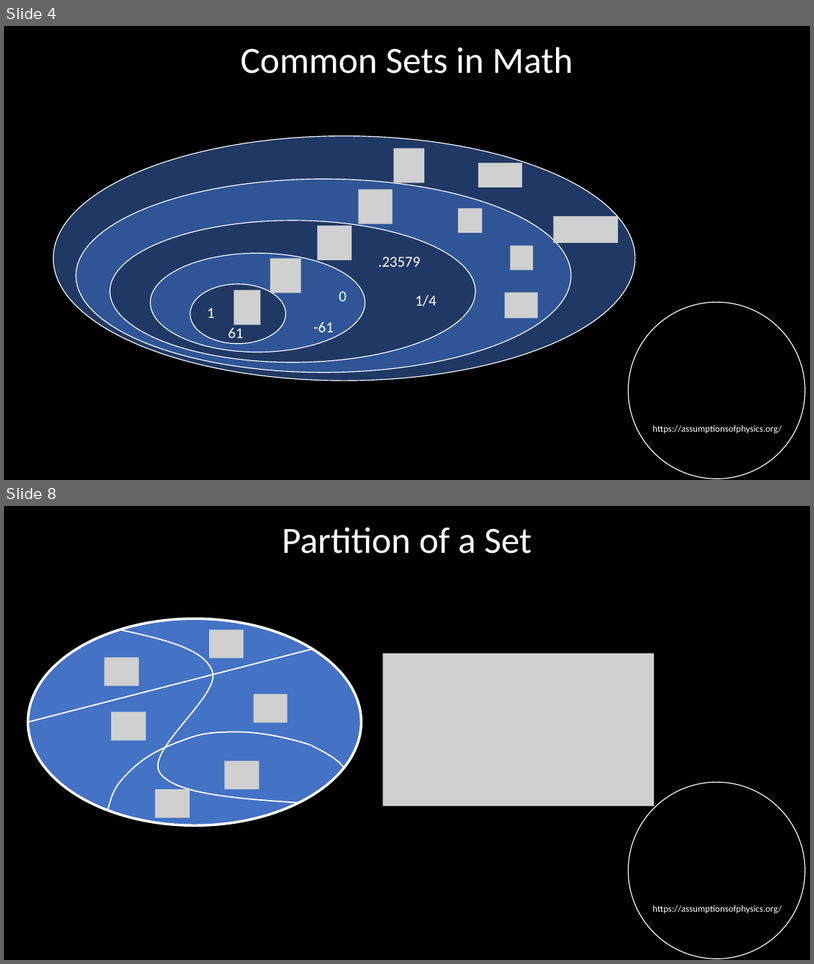
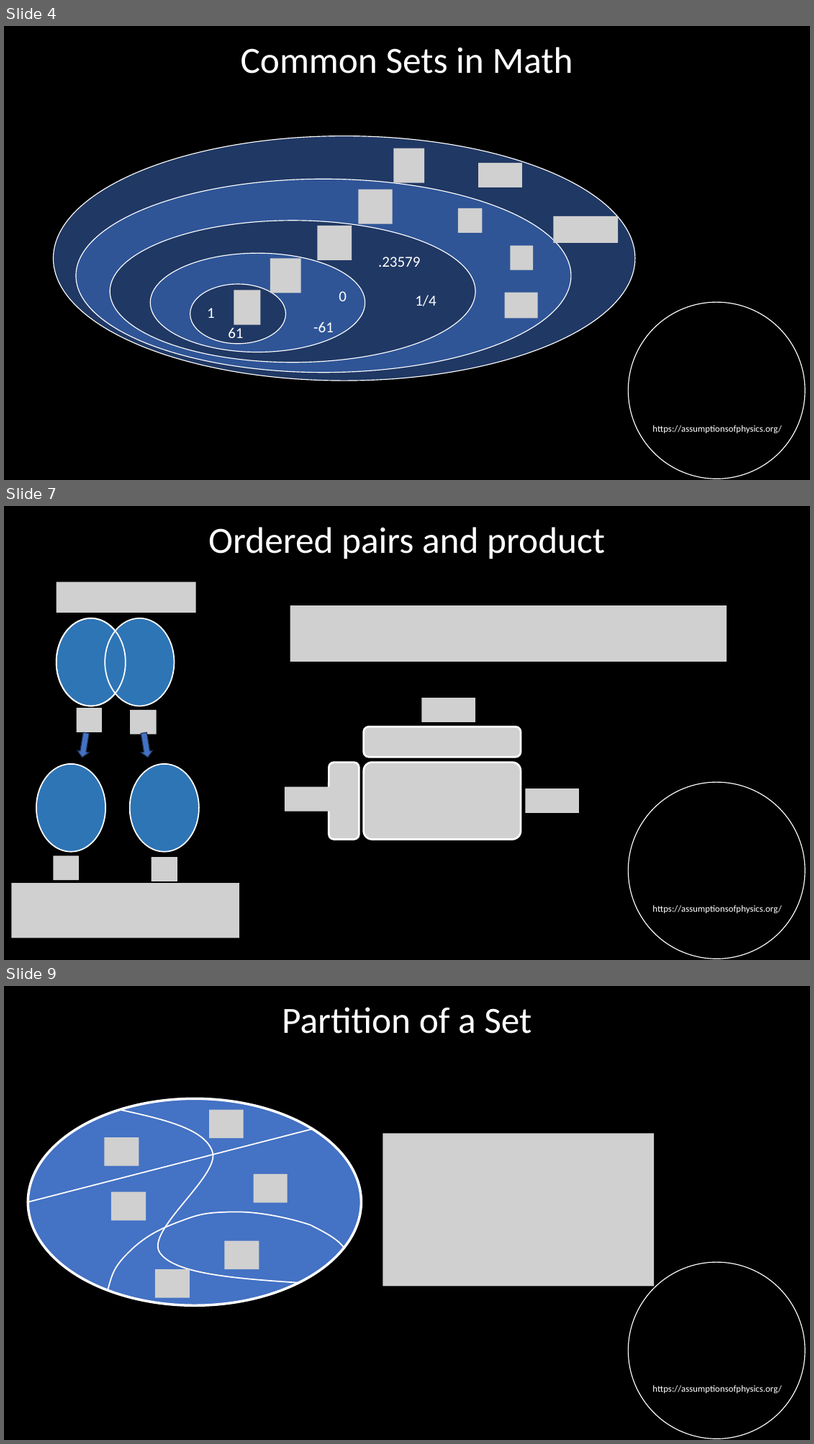
Before and after one commit to assumptionsofphysics/slides, a slide deck: Set Theory 112623.pptx. Shown one above the other, each under a label of ours: slides 4 and 8 before the commit, slides 4, 7 and 9 after it; the slides between them are not shown. The pictures are 814x964 and 814x1444 pixels, drawn with LibreOffice and Linux fonts; fonts in the diff are those of the drawing; grey boxes stand for pictures; background and template pictures are left out. Boxes give left, top, right and bottom in pixels: in the first picture for what was removed or moved away, otherwise in the second. Text is boxed around its words. In the diff, an @@ line names an element or a change of style, - is before the commit and + after.

```diff
--- a/Set Theory 112623.pptx
+++ b/Set Theory 112623.pptx
@@ slide 7 added at [4, 506, 810, 960], background #000000; not listed: 2 template elements that a slide beside it also shows @@
@@ title added at [208, 527, 605, 559], 44 pt, text #FFFFFF @@
+Ordered pairs and product
@@ picture added at [56, 582, 196, 613] @@
@@ picture added at [290, 606, 727, 662] @@
@@ ellipse added at [56, 618, 126, 705], fill #2E75B6, outline #FFFFFF 1.5 pt @@
@@ ellipse added at [56, 618, 126, 705], outline #FFFFFF 1.5 pt @@
@@ ellipse added at [105, 618, 175, 705], fill #2E75B6, outline #FFFFFF 1.5 pt @@
@@ picture added at [422, 698, 476, 722] @@
@@ picture added at [77, 708, 102, 731] @@
@@ picture added at [131, 710, 157, 734] @@
@@ down arrow added at [77, 732, 93, 759], fill #4472C4, outline #1E3256 1 pt @@
@@ down arrow added at [138, 732, 154, 759], fill #4472C4, outline #1E3256 1 pt @@
@@ picture added at [364, 727, 521, 757] @@
@@ ellipse added at [36, 764, 106, 852], fill #2E75B6, outline #FFFFFF 1.5 pt @@
@@ ellipse added at [130, 764, 199, 852], fill #2E75B6, outline #FFFFFF 1.5 pt @@
@@ picture added at [329, 762, 359, 839] @@
@@ picture added at [364, 762, 521, 839] @@
@@ picture added at [285, 787, 339, 811] @@
@@ picture added at [525, 788, 579, 813] @@
@@ picture added at [53, 856, 78, 880] @@
@@ picture added at [152, 857, 178, 881] @@
@@ picture added at [11, 883, 239, 938] @@
@@ what was slide 8 is now slide 9 @@
```
Also in this commit, not shown: 2 slides changed, 2 other slides added, 1 slide removed.
